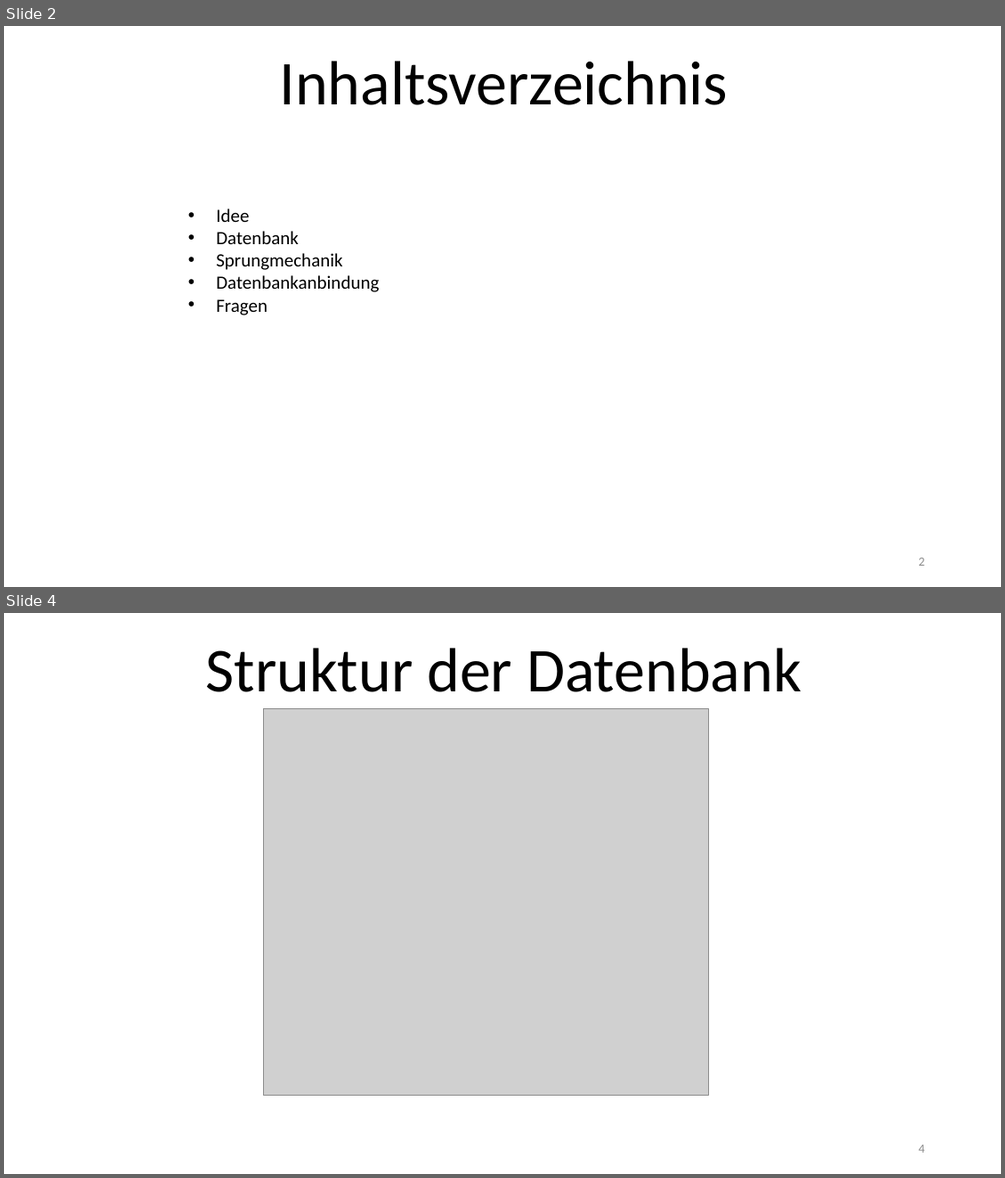
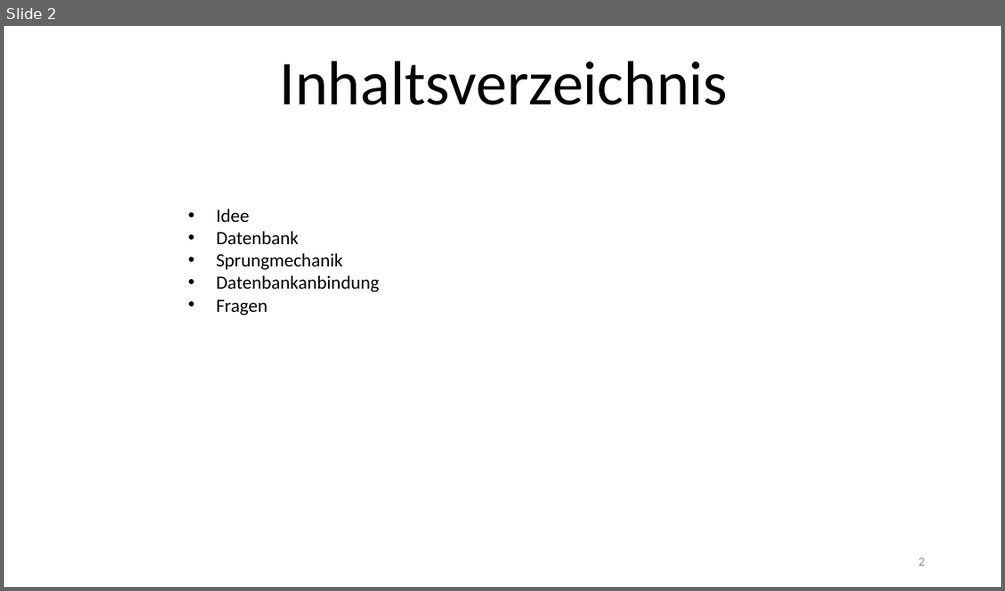
Before and after one commit to TobiasDrees/TrexSideScroller, a slide deck: Präsentation/Sidescroller.pptx. Shown one above the other, each under a label of ours: slides 2 and 4 before the commit, slide 2 after it; the slides between them are not shown. The pictures are 1005x1178 and 1005x591 pixels, drawn with LibreOffice and Linux fonts; fonts in the diff are those of the drawing; grey boxes stand for pictures; background and template pictures are left out. Boxes give left, top, right and bottom in pixels: in the first picture for what was removed or moved away, otherwise in the second. Text is boxed around its words. In the diff, an @@ line names an element or a change of style, - is before the commit and + after.

```diff
--- a/Präsentation/Sidescroller.pptx
+++ b/Präsentation/Sidescroller.pptx
@@ slide 4 removed at (x1=4, y1=613, x2=1001, y2=1174), background picture (left out) @@
@@ title removed at (x1=206, y1=648, x2=801, y2=692) @@
-Struktur der Datenbank
@@ picture removed at (x1=264, y1=709, x2=708, y2=1094) @@
@@ page number removed at (x1=918, y1=1144, x2=924, y2=1152) @@
-4
```
Also in this commit, not shown: 1 slide changed, 31 other files.
